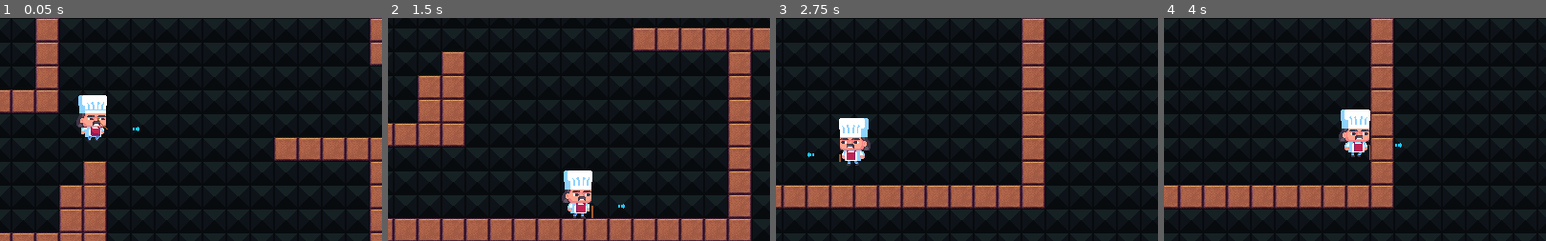
Above: before the commit, frames 1-4 (left to right).
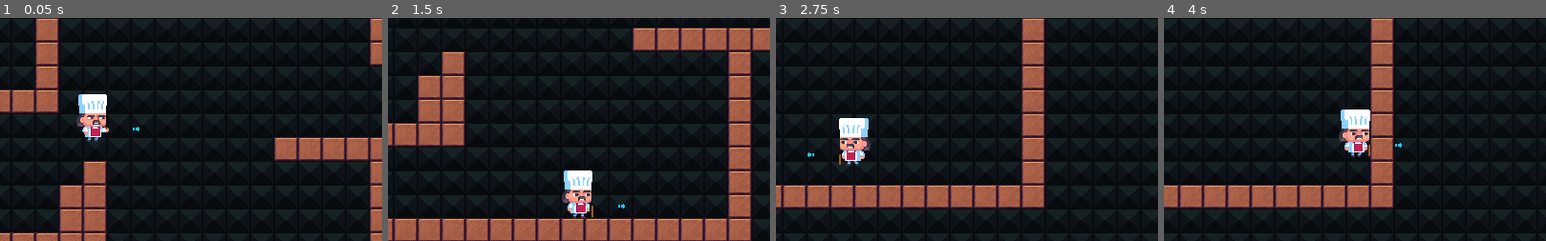
Above: after the commit, the same moments.

Repository: reeFridge/wgj156-noodle
Game: Godot game, scene res://main.tscn
The game is run twice, just before and just after one commit, with the same random seed, the same clock (stepped at 60 frames per second) and the same inputs.
Inputs:
- Up to frame 1 (0.05 s): no input
- Up to frame 2 (1.5 s): tap Enter at 0.5 s; hold Right (ui_right) from 0.53 s (still down); tap A (add_rope) at 0.6 s; tap Space (jump) at 0.77, 1.07 s; tap Q (hook_rope) at 0.8, 1.35 s
- Up to frame 3 (2.75 s): tap Space (jump) at 1.52, 1.82, 2.3 s; tap S (shrink_rope) at 1.55, 2.1 s; release Right (ui_right) at 2.03 s; hold Left (ui_left) from 2.03 s (still down)
- Up to frame 4 (4 s): release Left (ui_left) at 2.78 s; hold Right (ui_right) from 2.78 s (still down); tap Space (jump) at 2.85, 3.02, 3.32, 3.77 s; tap A (add_rope) at 3.05, 3.6 s; tap Q (hook_rope) at 3.8 s
The pictures show only the part of the screen within x 38-88%, y 28-78%; the shares and areas given below are measured in that part.

The runs differ from the first frame. In frame 1, 0.3% of the frame differs, in the area x 20-29%, y 34-56%; in frame 2, less than 0.1%; in frame 3, less than 0.1%; in frame 4, less than 0.1%.

Commit message:
rope swing and shrink/add len when hooked

Diff:
--- a/prefabs/player/player.gd
+++ b/prefabs/player/player.gd
@@ -39,7 +39,6 @@
 	l = length
 	phi = _phi
 	pendulum_pos = updatePhi() * factor
-	global_position = get_node($rope.end_node).global_position + pendulum_pos
 
 func reset_pendulum():
 	phi = 0
@@ -106,7 +105,6 @@
 	var pull_vector = get_pull_vector()
 	if end_node is StaticBody2D:
 		var angle = pull_vector.angle() - PI/2
-		print(rad2deg(angle))
 		init_pendulum(global_position.distance_to(end_node.global_position) / factor, angle)
 		hooked = true
 
@@ -168,10 +166,24 @@
 
 	velocity.y += delta * gravity
 
-	if hooked and Input.is_action_just_pressed("jump"):
-		reset_rope()
-		$AnimationPlayer.play("jump")
-		velocity.y = -JUMP_SPEED
+	if hooked:
+		if Input.is_action_just_pressed("shrink_rope"):
+			var new_rope_len = clamp(l - 0.2, 1, 6)
+			init_pendulum(new_rope_len, phi)
+		elif Input.is_action_just_pressed("add_rope"):
+			var new_rope_len = clamp(l + 0.2, 1, 6)
+			init_pendulum(new_rope_len, phi)
+		elif Input.is_action_pressed("ui_right"):
+			var new_rope_phi = lerp_angle(phi, phi - 0.8, delta)
+			init_pendulum(l, new_rope_phi)
+		elif Input.is_action_pressed("ui_left"):
+			var new_rope_phi = lerp_angle(phi, phi + 0.8, delta)
+			init_pendulum(l, new_rope_phi)
+
+		if Input.is_action_just_pressed("jump"):
+			reset_rope()
+			$AnimationPlayer.play("jump")
+			velocity.y = -JUMP_SPEED
 
 	# Hook physics
 	if hooked:
@@ -179,6 +191,9 @@
 		update_pendulum_position(delta)
 		velocity = pendulum_velocity
 		move_and_slide(velocity, Vector2.UP, false, 4, PI/4, false)
+		var new_position = get_node($rope.end_node).global_position + pendulum_pos
+		var follow_vector = (new_position - global_position).normalized() * abs(global_position.distance_to(new_position))
+		move_and_slide(follow_vector * 10, Vector2.UP, false, 4, PI/4, false)
 		return
 
 	if !is_on_floor() and velocity.y > -220:
--- a/prefabs/player/player.tscn
+++ b/prefabs/player/player.tscn
@@ -89,7 +89,7 @@
 texture = SubResource( 1 )
 vframes = 5
 hframes = 4
-frame = 16
+frame = 12
 region_rect = Rect2( 0, 0, 176, 256 )
 
 [node name="CollisionShape2D" type="CollisionShape2D" parent="."]
--- a/rope.gd
+++ b/rope.gd
@@ -53,13 +53,6 @@
 	#update_distance()
 	$Line2D.points = pos
 
-	if Input.is_action_just_pressed("shrink_rope"):
-		length -= 1
-		init_length()
-	elif Input.is_action_just_pressed("add_rope"):
-		length += 1
-		init_length()
-
 func update_points(delta):
 	for i in range (count):
 		# not first and last || first if not pinned || last if not pinned
